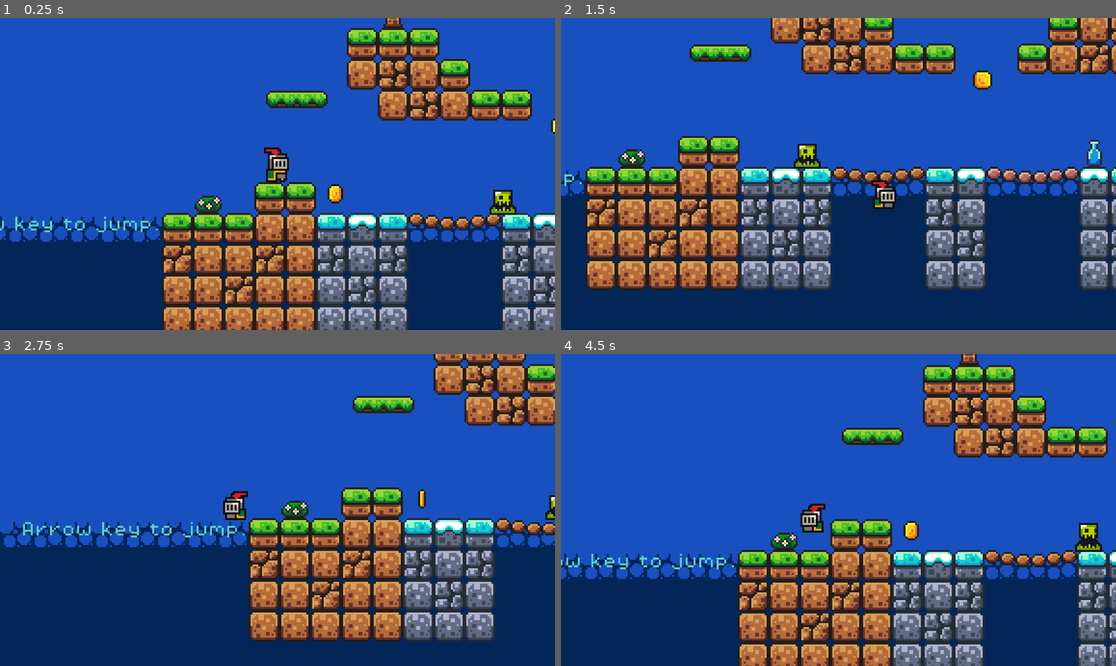
Above: before the commit, frames 1-4 (two rows, left to right).
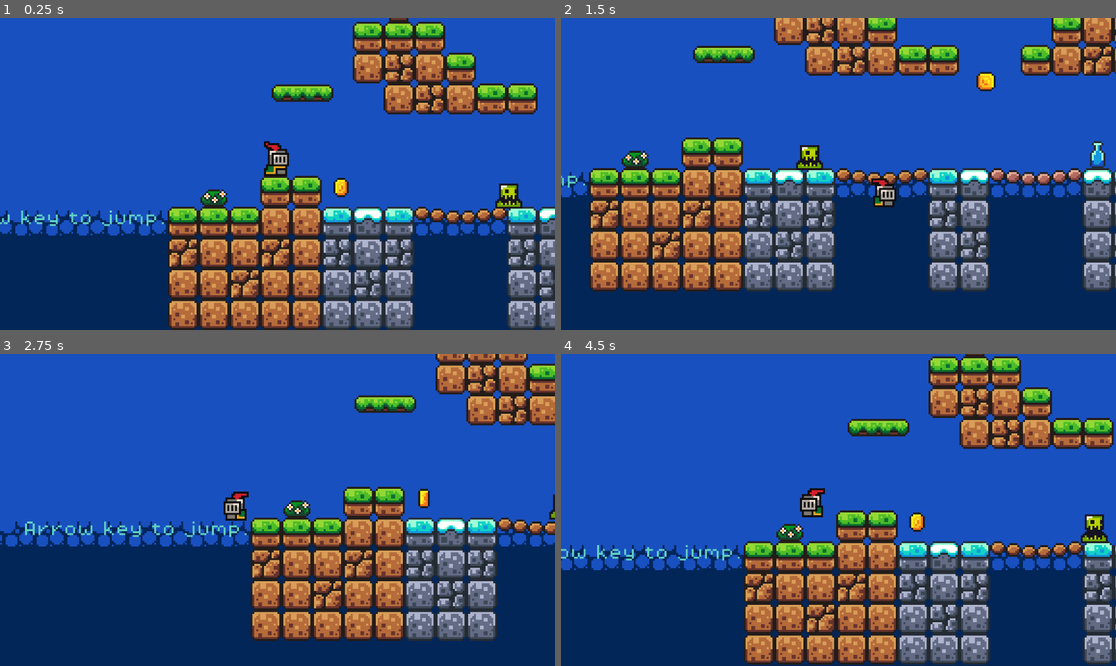
Above: after the commit, the same moments.

Repository: Yujing14/Final-Project
Game: Godot game, scene res://Scenes/game.tscn
Same seed, same stepped clock (60 frames per second), same inputs: the game is played once before the commit and once after it.
Inputs:
- Up to frame 1 (0.25 s): no input
- Up to frame 2 (1.5 s): hold Right (move_right) from 0.53 s (still down); tap Space (jump) at 0.77 s
- Up to frame 3 (2.75 s): tap Space (jump) at 1.52 s; release Right (move_right) at 2.03 s; hold Left (move_left) from 2.03 s (still down)
- Up to frame 4 (4.5 s): release Left (move_left) at 2.78 s; hold Right (move_right) 2.78-4.28 s; tap Space (jump) at 3.02, 3.77 s; hold Left (move_left) from 4.28 s (still down)

The runs differ from the first frame. In frame 1, 30% of the frame differs, in the area x 0-100%, y 0-100%; in frame 2, 26%; in frame 3, 14%; in frame 4, 31%.

Commit message:
Changed the player position

Diff:
--- a/Scenes/coin.tscn
+++ b/Scenes/coin.tscn
@@ -98,6 +98,45 @@
 
 [sub_resource type="CircleShape2D" id="CircleShape2D_wifm0"]
 radius = 5.0
+
+[sub_resource type="Animation" id="Animation_bwaml"]
+length = 0.001
+tracks/0/type = "value"
+tracks/0/imported = false
+tracks/0/enabled = true
+tracks/0/path = NodePath("AnimatedSprite2D:visible")
+tracks/0/interp = 1
+tracks/0/loop_wrap = true
+tracks/0/keys = {
+"times": PackedFloat32Array(0),
+"transitions": PackedFloat32Array(1),
+"update": 1,
+"values": [true]
+}
+tracks/1/type = "value"
+tracks/1/imported = false
+tracks/1/enabled = true
+tracks/1/path = NodePath("CollisionShape2D:disabled")
+tracks/1/interp = 1
+tracks/1/loop_wrap = true
+tracks/1/keys = {
+"times": PackedFloat32Array(0),
+"transitions": PackedFloat32Array(1),
+"update": 1,
+"values": [false]
+}
+tracks/2/type = "value"
+tracks/2/imported = false
+tracks/2/enabled = true
+tracks/2/path = NodePath("PickupSound:playing")
+tracks/2/interp = 1
+tracks/2/loop_wrap = true
+tracks/2/keys = {
+"times": PackedFloat32Array(0),
+"transitions": PackedFloat32Array(1),
+"update": 1,
+"values": [false]
+}
 
 [sub_resource type="Animation" id="Animation_c57l7"]
 resource_name = "pickup"
@@ -152,45 +191,6 @@
 }]
 }
 
-[sub_resource type="Animation" id="Animation_bwaml"]
-length = 0.001
-tracks/0/type = "value"
-tracks/0/imported = false
-tracks/0/enabled = true
-tracks/0/path = NodePath("AnimatedSprite2D:visible")
-tracks/0/interp = 1
-tracks/0/loop_wrap = true
-tracks/0/keys = {
-"times": PackedFloat32Array(0),
-"transitions": PackedFloat32Array(1),
-"update": 1,
-"values": [true]
-}
-tracks/1/type = "value"
-tracks/1/imported = false
-tracks/1/enabled = true
-tracks/1/path = NodePath("CollisionShape2D:disabled")
-tracks/1/interp = 1
-tracks/1/loop_wrap = true
-tracks/1/keys = {
-"times": PackedFloat32Array(0),
-"transitions": PackedFloat32Array(1),
-"update": 1,
-"values": [false]
-}
-tracks/2/type = "value"
-tracks/2/imported = false
-tracks/2/enabled = true
-tracks/2/path = NodePath("PickupSound:playing")
-tracks/2/interp = 1
-tracks/2/loop_wrap = true
-tracks/2/keys = {
-"times": PackedFloat32Array(0),
-"transitions": PackedFloat32Array(1),
-"update": 1,
-"values": [false]
-}
-
 [sub_resource type="AnimationLibrary" id="AnimationLibrary_j7siu"]
 _data = {
 "RESET": SubResource("Animation_bwaml"),
--- a/Scenes/game.tscn
+++ b/Scenes/game.tscn
@@ -559,7 +559,7 @@
 layer_1/tile_data = PackedInt32Array(196609, 0, 1, 262142, 0, 1, 262143, 65536, 0, 196608, 0, 1, -327677, 0, 0, -262141 …(8167 unchanged characters)…
 
 [node name="Player" parent="." instance=ExtResource("1_hud8x")]
-position = Vector2(12, -8)
+position = Vector2(9, 0)
 
 [node name="Camera2D" type="Camera2D" parent="Player"]
 position = Vector2(0, -1)
